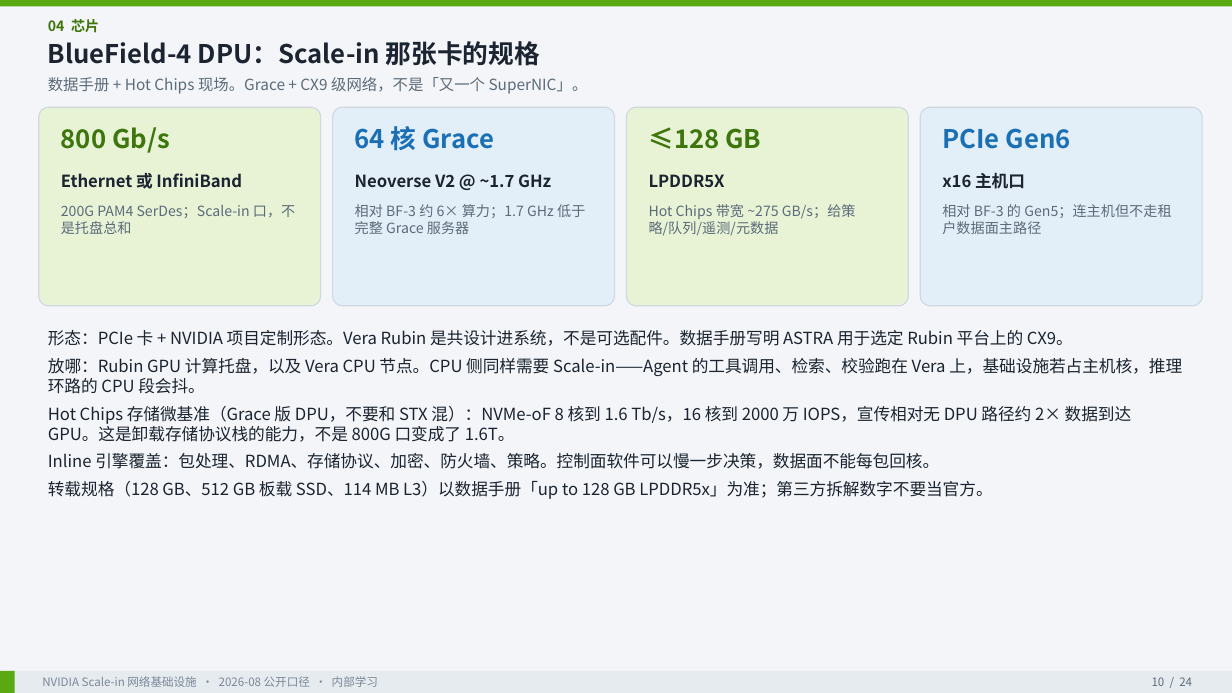
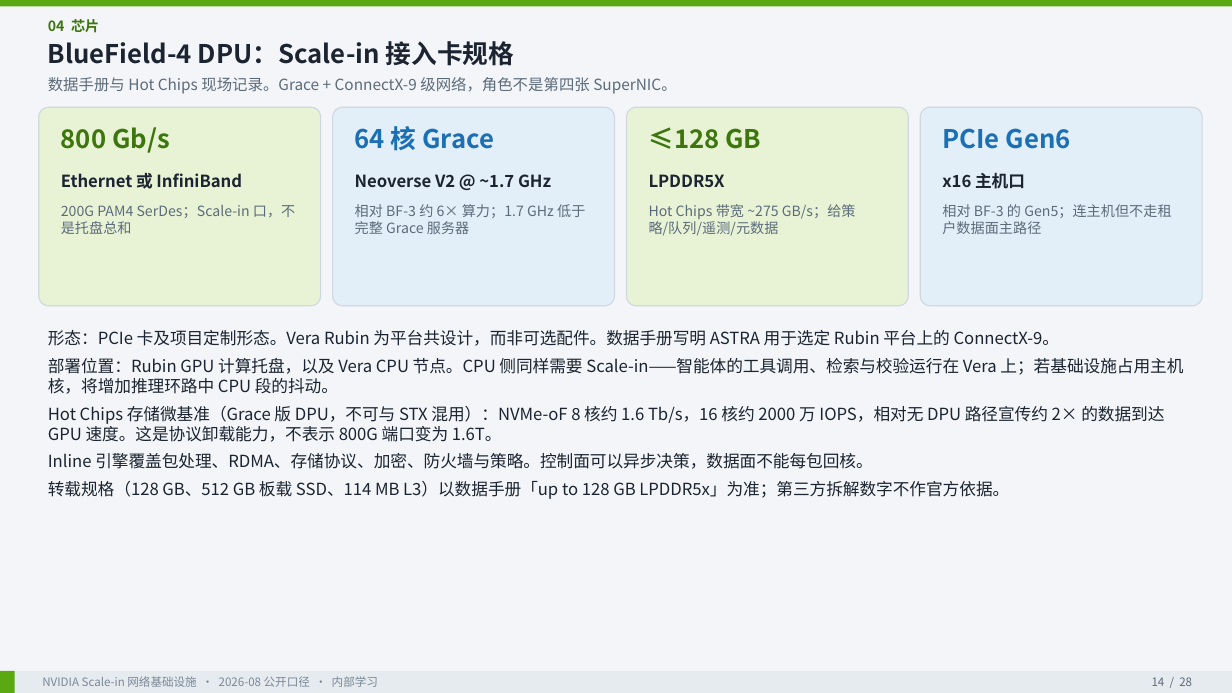
Before and after one commit to ghsshou/ai_work, a slide deck: slide 14 of docs/nvidia-scale-in/NVIDIA_Scale_in_网络基础设施洞察.pptx (slide 10 before the commit). Drawn at 1232x693 pixels with LibreOffice and Linux fonts; fonts in the diff are those of the drawing. Boxes give left, top, right and bottom in pixels: in the first picture for what was removed or moved away, otherwise in the second. Text is boxed around its words. In the diff, an @@ line names an element or a change of style, - is before the commit and + after.

```diff
--- a/docs/nvidia-scale-in/NVIDIA_Scale_in_网络基础设施洞察.pptx
+++ b/docs/nvidia-scale-in/NVIDIA_Scale_in_网络基础设施洞察.pptx
@@ text at (48, 41, 514, 66): text changed @@
-BlueField-4 DPU：Scale-in 那张卡的规格
+BlueField-4 DPU：Scale-in 接入卡规格
@@ text at (48, 77, 676, 94): text changed @@
-数据手册 + Hot Chips 现场。Grace + CX9 级网络，不是「又一个 SuperNIC」。
+数据手册与 Hot Chips 现场记录。Grace + ConnectX-9 级网络，角色不是第四张 SuperNIC。
@@ text at (48, 330, 1183, 499): text changed @@
-形态：PCIe 卡 + NVIDIA 项目定制形态。Vera Rubin 是共设计进系统，不是可选配件。数据手册写明 ASTRA 用于选定 Rubin 平台上的 CX9。
-放哪：Rubin GPU 计算托盘，以及 Vera CPU 节点。CPU 侧同样需要 Scale-in——Agent 的工具调用、检索、校验跑在 Vera 上，基础设施若占主机核，推理环路的 CPU 段会抖。
-Hot Chips 存储微基准（Grace 版 DPU，不要和 STX 混）：NVMe-oF 8 核到 1.6 Tb/s，16 核到 2000 万 IOPS，宣传相对无 DPU 路径约 2× 数据到达 GPU。这是卸载存储协议栈的能力，不是 800G 口变成了 1.6T。
-Inline 引擎覆盖：包处理、RDMA、存储协议、加密、防火墙、策略。控制面软件可以慢一步决策，数据面不能每包回核。
-转载规格（128 GB、512 GB 板载 SSD、114 MB L3）以数据手册「up to 128 GB LPDDR5x」为准；第三方拆解数字不要当官方。
+形态：PCIe 卡及项目定制形态。Vera Rubin 为平台共设计，而非可选配件。数据手册写明 ASTRA 用于选定 Rubin 平台上的 ConnectX-9。
+部署位置：Rubin GPU 计算托盘，以及 Vera CPU 节点。CPU 侧同样需要 Scale-in——智能体的工具调用、检索与校验运行在 Vera 上；若基础设施占用主机核，将增加推理环路中 CPU 段的抖动。
+Hot Chips 存储微基准（Grace 版 DPU，不可与 STX 混用）：NVMe-oF 8 核约 1.6 Tb/s，16 核约 2000 万 IOPS，相对无 DPU 路径宣传约 2× 的数据到达 GPU 速度。这是协议卸载能力，不表示 800G 端口变为 1.6T。
+Inline 引擎覆盖包处理、RDMA、存储协议、加密、防火墙与策略。控制面可以异步决策，数据面不能每包回核。
+转载规格（128 GB、512 GB 板载 SSD、114 MB L3）以数据手册「up to 128 GB LPDDR5x」为准；第三方拆解数字不作官方依据。
@@ text at (1152, 677, 1192, 686): text changed @@
-10 / 24
+14 / 28
```
Also in this commit, not shown: 23 other slides changed, 4 slides added, 4 other files.
